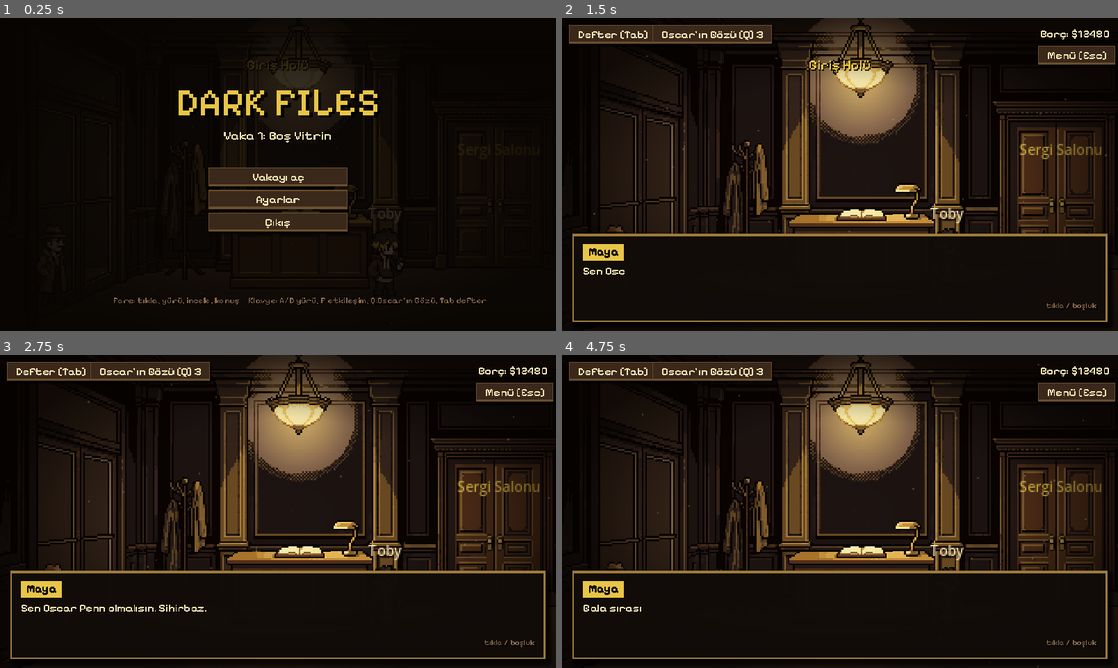
Above: before the commit, frames 1-4 (two rows, left to right).
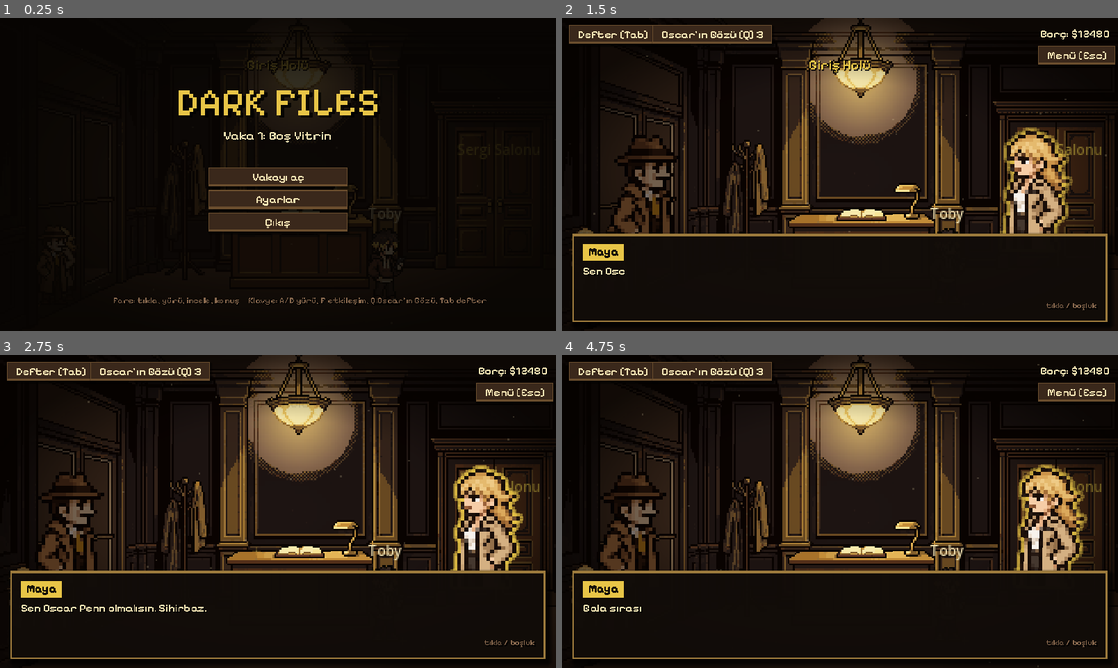
Above: after the commit, the same moments.

Repository: beratakkuloglu/darkfiles
Game: Godot game, scene res://scenes/main.tscn
Same seed, same stepped clock (60 frames per second), same inputs: the game is played once before the commit and once after it.
Inputs (mouse positions are in pixels of both pictures, inside the frame that each line leads up to):
- Up to frame 1 (0.25 s): no input
- Up to frame 2 (1.5 s): click "Vakayı aç" at 0.5 s; tap Enter at 1.25 s; move the mouse to (962, 158) at 1.27 s; hold Right (ui_right) from 1.28 s (still down); tap F at 1.35 s; click (962, 158) at 1.42 s
- Up to frame 3 (2.75 s): tap Space at 1.52 s; release Right (ui_right) at 2 s; drag from (166, 527) to (250, 574) at 2.02 s
- Up to frame 4 (4.75 s): move the mouse to (895, 442) at 2.77 s; hold Right (ui_right) 2.78-3.5 s; tap E at 2.85 s; click (895, 442) at 2.92 s; drag from (812, 574) to (673, 464) at 3.52 s; move the mouse to (1006, 558) at 4.27 s; hold Left (ui_left) from 4.28 s (still down); tap Q at 4.35 s; click (1006, 558) at 4.42 s; tap Space at 4.52 s

The runs differ from the first frame. In frame 2, 5.1% of the frame differs, in the area x 1-92%, y 34-80%; in frame 3, 5.1%; in frame 4, 5.1%.

Commit message:
Maya oyunda ve kanıt tahtası çizimi
Ajan Maya Cole artık Oscar'ı arkasından takip ediyor (yürüme ve nefes
şeritleri onun çiziminden üretildi); tıklayınca ipucu veriyor, konuşmalarda
portresi çıkıyor. Berat'ın pano çizimi şeffaf boşlukları doldurulup 2 kat
büyütülerek art/ui/board.png oldu.

Co-Authored-By: Claude Opus 5.5 <noreply@anthropic.com>
Claude-Session: https://claude.ai/code/session_01P7wvy34492GasLgDgVuAX2

Diff:
--- a/data/case1.json
+++ b/data/case1.json
@@ -1605,6 +1605,7 @@
   "Harold": "harold",
   "Gus": "gus",
   "Vivian": "vivian",
-  "Toby": "toby"
+  "Toby": "toby",
+  "Maya": "maya"
  }
 }
--- a/scripts/main.gd
+++ b/scripts/main.gd
@@ -62,6 +62,12 @@
 var bg_nodes: Array = []
 var npc_anims: Array = []
 var anim_clock: float = 0.0
+# Ajan Maya Cole: Oscar'ı arkasından takip eder; tıklayınca ipucu verir.
+var maya: TextureRect
+var maya_x: float = 0.0
+var maya_walk: Array = []
+var maya_idle: Array = []
+var maya_moving: bool = false
 
 # Arayüz
 var ui_root: Control
@@ -159,6 +165,14 @@
 # ================================================================ kurulum
 
 func _build_player() -> void:
+	var mtex := _art("maya")
+	if mtex:
+		maya = _child_tex(self, Vector2.ZERO, mtex)
+		maya.pivot_offset = Vector2(mtex.get_width() / 2.0, mtex.get_height())
+		maya_walk = _strip_frames(_art("maya_walk"), mtex.get_width())
+		maya_idle = _strip_frames(_art("maya_idle"), mtex.get_width())
+		if maya_idle.is_empty():
+			maya_idle = [mtex]
 	player = Node2D.new()
 	add_child(player)
 	var tex := _art("oscar")
@@ -741,6 +755,7 @@
 	if bool(r.get("rain", false)):
 		_add_rain()
 	player.position = Vector2(clampf(spawn_x, 8.0, room_w - 8.0), floor_y)
+	maya_x = clampf(spawn_x + (-22.0 if spawn_x > room_w / 2.0 else 22.0) * char_scale, 8.0, room_w - 8.0)
 	# Sahne 180'den uzunsa (PixelLab 192) dikeyde ortala.
 	camera.position = Vector2(0, room_h / 2.0 - floor_y)
 	camera.limit_right = int(room_w)
@@ -938,6 +953,7 @@
 # ================================================================ hareket ve girdi
 
 func _process(delta: float) -> void:
+	_update_maya(delta)
 	_animate(delta)
 	_type_step(delta)
 	_update_hover()
@@ -973,11 +989,17 @@
 	if busy:
 		hover_label.visible = false
 		return
-	var o := _object_at(get_global_mouse_position())
-	if o.is_empty():
+	var mpos := get_global_mouse_position()
+	var o := _object_at(mpos)
+	var txt := ""
+	if not o.is_empty():
+		txt = _hover_text(o)
+	elif maya and maya.visible and _maya_rect().has_point(mpos):
+		txt = "Konuş: Maya (ipucu)"
+	if txt == "":
 		hover_label.visible = false
 		return
-	hover_label.text = _hover_text(o)
+	hover_label.text = txt
 	hover_label.position = get_viewport().get_mouse_position() + Vector2(12, -18)
 	hover_label.visible = true
 
@@ -1029,6 +1051,9 @@
 	var mb := event as InputEventMouseButton
 	if mb != null and mb.pressed and mb.button_index == MOUSE_BUTTON_LEFT:
 		var pos := get_global_mouse_position()
+		if maya and maya.visible and _maya_rect().has_point(pos):
+			walk_to(maya_x + (24.0 if player.position.x > maya_x else -24.0), _talk_to_maya)
+			return
 		var o := _object_at(pos)
 		if not o.is_empty():
 			walk_to(_approach_x(o), _interact.bind(o))
@@ -2159,3 +2184,38 @@
 		if sway != null:
 			(sway as Tween).kill()
 			p["sway"] = null
+
+
+# ================================================================ Maya
+
+func _update_maya(delta: float) -> void:
+	if maya == null:
+		return
+	var facing_right := not player_sprite.flip_h if PLAYER_ART_FACES_RIGHT else player_sprite.flip_h
+	var target := player.position.x + (-22.0 if facing_right else 22.0) * char_scale
+	target = clampf(target, 8.0, room_w - 8.0)
+	var dx := target - maya_x
+	maya_moving = absf(dx) > 4.0
+	if maya_moving:
+		maya_x += signf(dx) * minf(absf(dx), SPEED * 1.05 * delta)
+		maya.flip_h = dx < 0.0
+	else:
+		maya.flip_h = player.position.x < maya_x
+	maya.scale = Vector2(char_scale, char_scale)
+	maya.position = Vector2(maya_x - maya.size.x / 2.0, floor_y - maya.size.y)
+	var frames: Array = maya_walk if maya_moving and not maya_walk.is_empty() else maya_idle
+	var ft := WALK_FRAME_TIME if maya_moving else IDLE_FRAME_TIME
+	maya.texture = frames[int(anim_clock / ft) % frames.size()]
+
+
+func _maya_rect() -> Rect2:
+	var sz := maya.size * maya.scale
+	return Rect2(Vector2(maya_x - sz.x / 2.0, floor_y - sz.y), sz).grow(6.0)
+
+
+func _talk_to_maya() -> void:
+	_face(maya_x - player.position.x)
+	var t := _hint_text()
+	if t.begins_with("Maya: "):
+		t = t.substr(6)
+	play_lines([["Oscar", "Cole, ne düşünüyorsun?"], ["Maya", t]], Callable())
Binary file added: art/maya.png
Binary file added: art/maya_idle.png
Binary file added: art/maya_walk.png
Binary file added: art/ui/board.png
